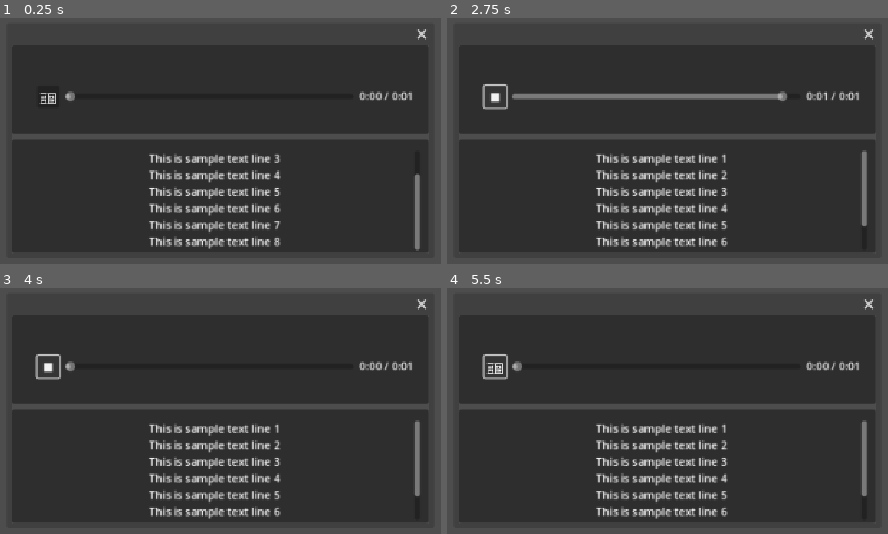
Above: before the commit, frames 1-4 (two rows, left to right).
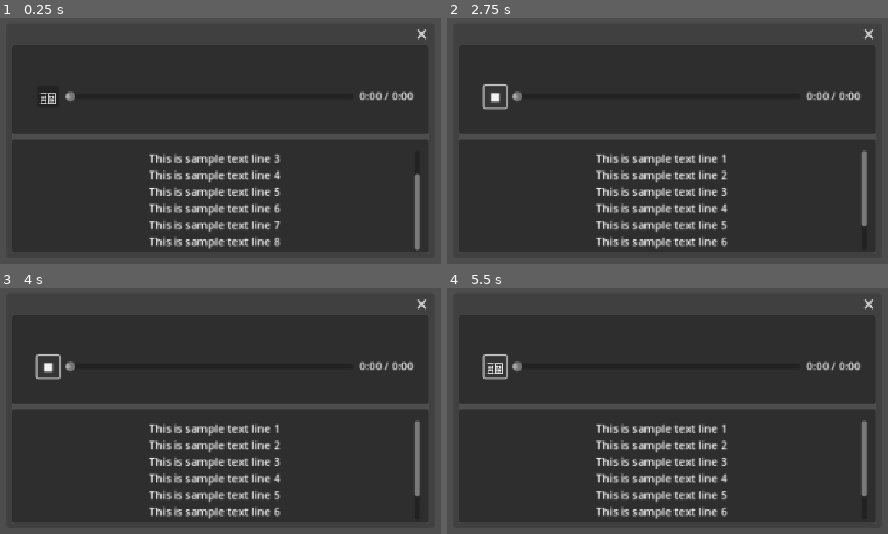
Above: after the commit, the same moments.

Repository: andrewpressman/Operation-OS
Game: Godot game, scene res://Home/AudioPlayer.tscn
Same seed, same stepped clock (60 frames per second), same inputs: the game is played once before the commit and once after it. This scene is started directly instead of the project's main scene. Sound files missing from this copy of the repository are replaced by a short silence.
Inputs:
- Up to frame 1 (0.25 s): no input
- Up to frame 2 (2.75 s): click "⏵︎" at 0.5 s; click "■" at 1.25 s; click "⏵︎" at 2 s
- Up to frame 3 (4 s): click "■" at 2.75 s; click "⏵︎" at 3.5 s
- Up to frame 4 (5.5 s): click "■" at 4.25 s; tap Enter (ui_accept) at 5, 5.27 s; tap 0 (num0) at 5.1 s

The runs differ from the first frame. In frame 1, less than 0.1% of the frame differs, in the area x 92-94%, y 30-34%; in frame 2, 1.8%, in the area x 14-94%, y 29-34%; in frame 3, less than 0.1%; in frame 4, less than 0.1%.
Error after the commit: Cannot call method 'get_length' on a null value. (res://Home/AudioLogs.gd:30)

Commit message:
quick cleanup

Diff:
--- a/Home/AudioLogs.gd
+++ b/Home/AudioLogs.gd
@@ -34,7 +34,8 @@
 func LoadAudioFile(file : int):
 	match file:
 		1:
-			Player.stream = load("res://Assets/AudioFiles/442792__lena_orsa__epic-cinematic-music-lets-go-to-zanzibar.mp3")
+			pass
+			#Player.stream = load("AudioFileGoeshere")
 			#Load subtitles
 
 func _process(delta: float):
--- a/Home/AudioPlayer.tscn
+++ b/Home/AudioPlayer.tscn
@@ -40,6 +40,7 @@
 offset_bottom = 128.0
 
 [node name="Slider" type="HSlider" parent="PlayPanel"]
+layout_mode = 0
 offset_left = 76.0
 offset_top = 42.0
 offset_right = 492.0
